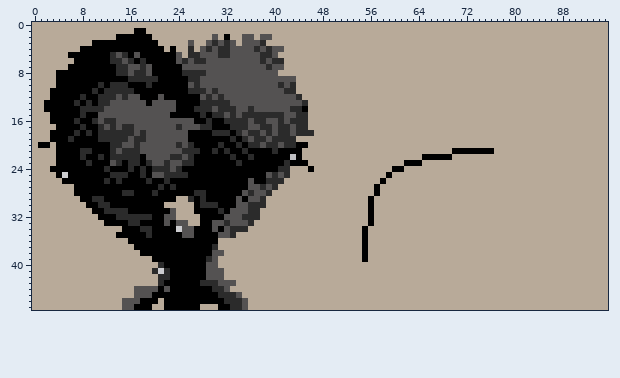
Two states of a pixel-art file, Typora_program/aseprite/Images/aseprite/demo01.aseprite. Above, as it was before the edit.
96x48 pixels, 1 frame.
The same view after the edit:
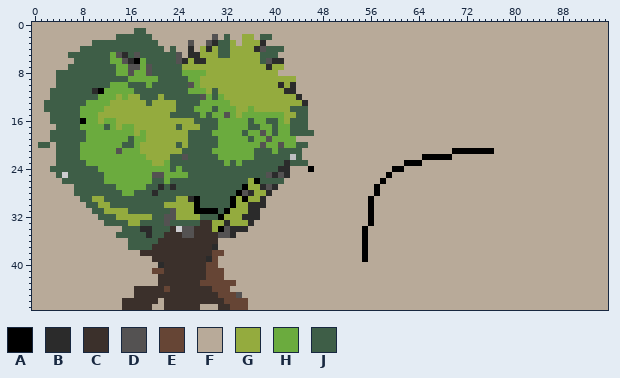
Palette (. is transparent): A #000000  B #2b2b2b  C #3b302b  D #545252  E #664535  F #b8aa99  G #94ab3e  H #6bab3e  J #3e5e47
Difference:
y 1: x 17..18 AA -> JJ
y 2: x 14..19 AAAAAA -> JJJJJJ; x 32 A -> J; x 35..36 DD -> GG; x 38..39 DD -> JJ
y 3: x 10..20 AAAAAAAAAAA -> JJJJJJJJJJJ; x 31..33 DBD -> JJG; x 35..37 DDD -> GGG
y 4: x 8..21 AAAAAAAAAAAAAA -> JJJJJJJJJJJJJJ; x 23 A -> J; x 28 D -> G; x 30..36 DBBDDDD -> GJJGGGG; x 39..41 BDD -> JJJ
y 5: x 6..13 AAAAAAAB -> JJJJJJJH; x 16 A -> J; x 18..23 AAAAAA -> JJJJJJ; x 28..40 DDDBBDDDDDBBD -> GGGJJGGGGGJJJ
y 6: x 7..14 AAAAAABB -> JJJJJJHH; x 18..23 BAAAAA -> HJJJJJ; x 26 D -> G; x 29..38 DDDDDDDDDB -> GGGGGGGGGJ
y 7: x 6..15 AAAAAAAABB -> JJJJJJJJHH; x 18 B -> H; x 20..38 AAAAADDDDDDDDDDDDDD -> JJJJJGGGGGGGGGGGGGG; x 40..41 DD -> GG
y 8: x 4..15 AAAAAAAAAABB -> JJJJJJJJJJHH; x 17..18 BB -> HH; x 20..40 AAAAABBBBDDDDDDDDDDDD -> JJJJJHHHHGGGGGGGGGGGG
y 9: x 4..43 AAAAAAAAAAAABBBBBAAAAABBDDDDDDDDDDDDDDDD -> JJJJJJJJJJJJHHHHHJJJJJHHGGGGGGGGGGGGGGGG
y 10: x 4..25 AAAAAAABABBBAAABAAAAAA -> JJJJJJJJJHHHJJJHJJJJJJ; x 27..40 BDDDDDDDDDDDDD -> HGGGGGGGGGGGGG; x 42 D -> G
y 11: x 3..9 AAAAAAA -> JJJJJJJ; x 12..41 BBBBBAAAAAAAAABBBDBDDDDDDDDDDD -> HHHHHJJJJJJJJJHHHGJGGGGGGGGGGG
y 12: x 3..27 AAAAABAABBBDBDDAAADAAAAAA -> JJJJJJJJHHHGHGGJJJGJJJJJJ; x 29..43 BDBDDDDDDDDDDDD -> HJHGGGGGGGGGGGG
y 13: x 2..44 AAAAABABABBDDDDDDADDDDAAAABBBBBDDDDDDDDDDDD -> JJJJJJJHHHHGGGGGGJGGGGJJJJHHHHHGGGGGGGGGGGG
y 14: x 2..45 AAAAAABBBBDDDDDDDDDDDDAAABBBDBBBDDBDDDDDDBBA -> JJJJJJHHHHGGGGGGGGGGGGJJJHHHJHHHGGHGGGGGGJJJ
y 15: x 3..31 AAAAABAADDDDDDDDDDDDAAAAABABB -> JJJJJHHHGGGGGGGGGGGGJJJJJHJHH; x 33..45 BDBBBBBBBDDBB -> HGHHHHHHHGGJJ
y 16: x 3..7 AAAAB -> JJJJJ; x 9..45 ABDBBDDDDDDDDDDDDDAABAABBBBDBBDDBDBBB -> HHGHHGGGGGGGGGGGGGJJJJHHHHHJHHJJHGJJJ
y 17: x 4..45 AAAABAABDBDBBDDDDDDDBDDDBBAAABBBDDBBDBBDBB -> JJJJHHHHJHGHHGGGGGGGJGGGJJJHHHHHJJHHJHHJJJ
y 18: x 3..37 AAAABABABBBBBBDBDDDDDDDAAAABBBABDBB -> JJJJJJHHHHHHHHGHGGGGGGGJJJJHHHHHJHH; x 39..46 BDBBDBBB -> HJHHJJJJ
y 19: x 3..38 AAABAAAABBBBBDBBDDDDDDDAAAAAAABABDBB -> JJJJJJHHHHHHHJHHGGGGGGGJJJJJHHHHHJHH; x 40..43 BBBB -> HHHH
y 20: x 1..2 AA -> JJ; x 4..37 AAAAAAAAABBDDBDDDDDDBDBAAAABAABABB -> JJJJHHHHHHHJJHGGGGGGJGJJJJJHHHHHHH; x 39..40 BB -> HH; x 42..45 BBAA -> HHJJ
y 21: x 4..13 AAAABBAAAB -> JJJJHHHHHH; x 15..44 BBBDDDDDDDBBBAABABAABAAAABAAAA -> HHHGGGGGGGJJJJJHHHHHHHJJJHJJJJ
y 22: x 4..24 AAAABAABABBBBBADDDDBB -> JJJJHHHHHHHHHHHGGGGJJ; x 26..42 BAAAAAABAABAAAAAA -> JJJJJHHHHHHJJJJJJ; x 44 A -> J
y 23: x 4..41 AAAAABAAADBABBABDDBDDBBAAAAAAABAAAAAAA -> JJJJJHHHHHHHHHHHGGHJJJJJJJJJHJHJJJJJJJ; x 43..45 AAA -> JJJ
y 24: x 3..40 AAAAAAAAABAAABABABBBDBAAAAAAAAAAAAAAAA -> JJJJJJJJHHHHHHHHHHHHJHJJJJJJJJJJJJJJJJ
y 25: x 4 A -> J; x 6..19 AAAAAAABBBAABA -> JJJJJJHHHHHHHH; x 22..38 BBBBAAAAAAAAAAAAA -> HHHHJJJJJJJJJJJJJ
y 26: x 5..36 AAAAAAABABAAAABAABAAAAAAAAAAAAAD -> JJJJJJJHHHHHHHHJJHJJJJJJJJJJJJJG; x 38..41 ABBB -> JJJJ
y 27: x 7..20 AAAAAAAAAAAAAA -> JJJJJJJHHHHHJJ; x 22 A -> J; x 24..34 AAAAAAAAAAA -> JJJJJJJJJJJ; x 36..37 DD -> GG
y 28: x 7..19 AAAAAAAABBAAA -> JJJJJJJJHHJJJ; x 21..33 AAAAAABBAAAAA -> JJJJJJJJJJJJJ; x 37..38 DD -> GG
y 29: x 8..25 AABBAAAAAAAAAAAAFF -> JJGGJJJJJJJJJJJJGG; x 28..32 BAAAA -> JJJJJ; x 34 D -> G; x 36..37 DD -> GG
y 30: x 9..26 AABBAAAAAAAAAFFFFF -> JJGGJJJJJJJJJGGGGG; x 28..32 BBBAA -> JJJJJ; x 34..35 DD -> GG
y 31: x 10..22 AABBBBAAAAAAA -> JJGGGGJJJJJJJ; x 24..26 FFF -> GGG; x 31 B -> J; x 33..35 DDD -> GGG
y 32: x 11..21 AAABBBBBBAA -> JJJGGGGGGJJ; x 24..30 FFFFAAA -> GGGGJJJ; x 32..34 DDD -> GGG
y 33: x 12..21 AAAABBAAAA -> JJJJGGJJJJ; x 23..31 ADDFFAADD -> JJJJJCCGG; x 33..35 DDD -> GGG
y 34: x 15..17 AAA -> JJJ; x 20..23 AAAA -> JJJC; x 27..30 AAAD -> CCCG
y 35: x 14..18 AAAAA -> JJJJJ; x 20..24 AAAAA -> JJCCC; x 27..30 AAAA -> CCCC
y 36: x 16..30 AAAAAAAAAAAAAAA -> JJJJJCCCCCCCCCC
y 37: x 16..29 FAAAAAAAAAAAAA -> JJJJCCCCCCCCCC
y 38: x 18..31 AAAAAAAAAAAADD -> CCCCCCCCCCCCEE
y 39: x 20..28 AAAAAAAAA -> CCCCCCCCC; x 30 D -> E
y 40: x 22..30 AAAAAAADD -> CCCCCCCEE
y 41: x 20..31 B.BAAAAAADDD -> EECCCCCCCEEE
y 42: x 21..31 BBAAAAAADDD -> CCCCCCCCEEE
y 43: x 21..33 BAAAAAABBBDDD -> CCCCCCCEEEEEE
y 44: x 17..32 DDDDADAAAAAAABBD -> CCCCCECCCCCCCEEE
y 45: x 17..33 DDDAAAAAAAAAAABBB -> CCCCCCCCCCCCCCEEE
y 46: x 15..20 DDDAAA -> CCCCCC; x 22..35 AAAAAAAAAABBBD -> CCCCCCCCCCEEEE
y 47: x 15..19 DDAAA -> CCCCC; x 22..27 AAAAAA -> CCCCCC; x 31..35 AABBD -> CCEEE
Pixel boxes of the changes (left, top, right, bottom) in both pictures:
changed: (38, 28, 314, 310)
